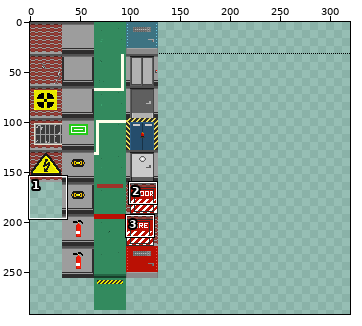
Two versions of one sprite sheet, src/graphics/sprites/interiortiles.png. Above, an overview of the earlier version with the close-up marked.
Close-up. First the earlier version:
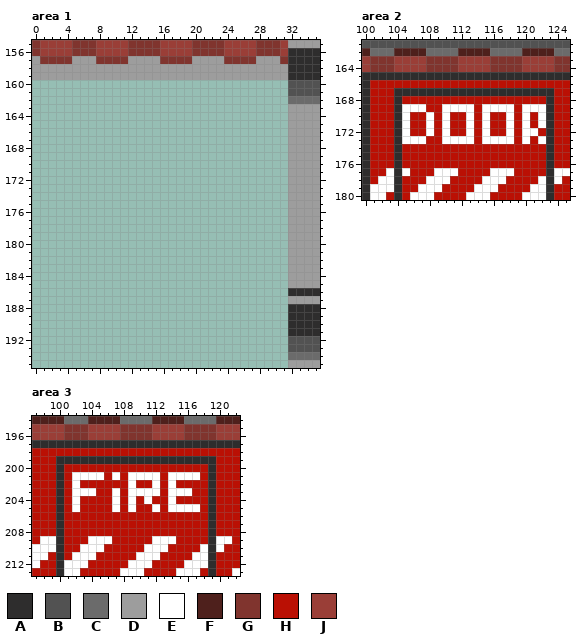
The file is 320x320 pixels. Colours within 5 levels of each other are drawn and written as one. Shown: area 1: x 0..35, y 155..195; area 2: x 100..125, y 161..180; area 3: x 97..122, y 194..213. The wide view leaves out empty margins. The commit also changed other parts of the picture, which this record leaves out.
Palette (. is transparent): A #2e2d2d  B #525252  C #6b6b6b  D #9d9d9d  E #ffffff  F #4e201c  G #80342e  H #ba1004  J #9a3e37
Pixels before, area 1, first column x 0:
155 GJJJJGGGJJJJGGGGJJJJGGGGJJJJGGGJDDDD
156 GJJJJGGGJJJJGGGGJJJJGGGGJJJJGGGJAAAA
157 DGGGGDDDGGGGDDDDGGGGDDDDGGGGDDDGAAAA
158 DDDDDDDDDDDDDDDDDDDDDDDDDDDDDDDDAAAA
159 DDDDDDDDDDDDDDDDDDDDDDDDDDDDDDDDAAAA
160 ................................BBBB
161 ................................BBBB
162 ................................CCCC
163 ................................DDDD
164 ................................DDDD
165 ................................DDDD
166 ................................DDDD
167 ................................DDDD
168 ................................DDDD
169 ................................DDDD
170 ................................DDDD
171 ................................DDDD
172 ................................DDDD
173 ................................DDDD
174 ................................DDDD
175 ................................DDDD
176 ................................DDDD
177 ................................DDDD
178 ................................DDDD
179 ................................DDDD
180 ................................DDDD
181 ................................DDDD
182 ................................DDDD
183 ................................DDDD
184 ................................DDDD
185 ................................DDDD
186 ................................AAAA
187 ................................DDDD
188 ................................AAAA
189 ................................AAAA
190 ................................AAAA
191 ................................AAAA
192 ................................BBBB
193 ................................BBBB
194 ................................CCCC
195 ................................DDDD
Pixels before, area 2, first column x 100:
161 BBBBBBBBBBBBBBBBBBBBBBBBBB
162 FCCCFFFFCCCCFFFFCCCCFFFFCC
163 JGGGJJJJGGGGJJJJGGGGJJJJGG
164 JGGGJJJJGGGGJJJJGGGGJJJJGG
165 AAAAAAAAAAAAAAAAAAAAAAAAAA
166 AHHHHHHHHHHHHHHHHHHHHHHHHH
167 AHHHAAAAAAAAAAAAAAAAAAAAHH
168 AHHHAHHHHHHHHHHHHHHHHHHAHH
169 AHHHAEEEHHEEEEHEEEEHEEEAHH
170 AHHHAEHHEHEHHEHEHHEHEHEAHH
171 AHHHAEHHEHEHHEHEHHEHEHEAHH
172 AHHHAEHHEHEHHEHEHHEHEEHAHH
173 AHHHAEEEHHEEEEHEEEEHEHEAHH
174 AHHHAHHHHHHHHHHHHHHHHHHAHH
175 AHHHAHHHHHHHHHHHHHHHHHHAHH
176 AHHHAHHHHHHHHHHHHHHHHHHAHH
177 AHHEAEHHHEEEHHHHEEEHHHHAEE
178 AHEEAHHHEEEHHHHEEEHHHHEAEH
179 AEEEAHHEEEHHHHEEEHHHHEEAHH
180 AEEHAHEEEHHHHEEEHHHHEEEAHH
Pixels before, area 3, first column x 97:
194 FFFFCCCFFFFCCCCFFFFCCCCFFF
195 JJJJGGGJJJJGGGGJJJJGGGGJJJ
196 JJJJGGGJJJJGGGGJJJJGGGGJJJ
197 AAAAAAAAAAAAAAAAAAAAAAAAAA
198 HHHHHHHHHHHHHHHHHHHHHHHHHH
199 HHHAAAAAAAAAAAAAAAAAAAAHHH
200 HHHAHHHHHHHHHHHHHHHHHHAHHH
201 HHHAHEEEEHEHEEEEHEEEEHAHHH
202 HHHAHEHHHHHHEHHEHEHHHHAHHH
203 HHHAHEEEHHEHEEEEHEEEHHAHHH
204 HHHAHEHHHHEHEHEHHEHHHHAHHH
205 HHHAHEHHHHEHEHHEHEEEEHAHHH
206 HHHAHHHHHHHHHHHHHHHHHHAHHH
207 HHHAHHHHHHHHHHHHHHHHHHAHHH
208 HHHAHHHHHHHHHHHHHHHHHHAHHH
209 HEEAHHHEEEHHHHHEEEHHHHAEEH
210 EEEAHHEEEHHHHHEEEHHHHEAEHH
211 EEHAHEEEHHHHHEEEHHHHEEAHHH
212 EHHAEEEHHHHHEEEHHHHEEEAHHH
213 HHHAEEHHHHHEEEHHHHEEEHAHHE
New version:
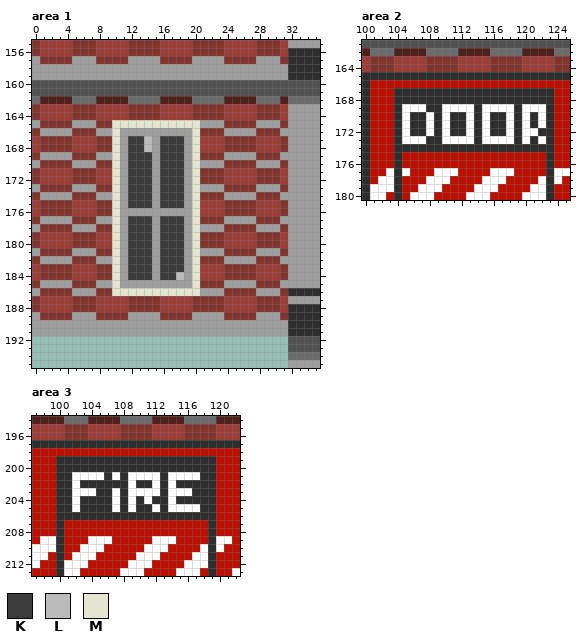
Colours new in this view: K #3d3c3c  L #bbbbbb  M #e4e4d1
From old to new:
Area 1:
y 160..161: x 0..31 ................................ -> BBBBBBBBBBBBBBBBBBBBBBBBBBBBBBBB
y 162: x 0..31 ................................ -> CFFFFCCCFFFFCCCCFFFFCCCCFFFFCCCF
y 163..164: x 0..31 ................................ -> GJJJJGGGJJJJGGGGJJJJGGGGJJJJGGGJ
y 165: x 0..31 ................................ -> DGGGGDDDGGMMMMMMMMMMMDDDGGGGDDDG
y 166: x 0..31 ................................ -> GDDDDGGGDDMDDDDDDDDDMGGGDDDDGGGD
y 167..168: x 0..31 ................................ -> JGGGGJJJGGMDKKLDKKKDMJJJGGGGJJJG
y 169: x 0..31 ................................ -> GDDDDGGGDDMDKKKDKKKDMGGGDDDDGGGD
y 170: x 0..31 ................................ -> DGGGGDDDGGMDKKKDKKKDMDDDGGGGDDDG
y 171..172: x 0..31 ................................ -> GJJJJGGGJJMDKKKDKKKDMGGGJJJJGGGJ
y 173: x 0..31 ................................ -> DGGGGDDDGGMDKKKDKKKDMDDDGGGGDDDG
y 174: x 0..31 ................................ -> GDDDDGGGDDMDKKKDKKKDMGGGDDDDGGGD
y 175: x 0..31 ................................ -> JGGGGJJJGGMDKKKDKKKDMJJJGGGGJJJG
y 176: x 0..31 ................................ -> JGGGGJJJGGMDDDDDDDDDMJJJGGGGJJJG
y 177: x 0..31 ................................ -> GDDDDGGGDDMDKKKDKKKDMGGGDDDDGGGD
y 178: x 0..31 ................................ -> DGGGGDDDGGMDKKKDKKKDMDDDGGGGDDDG
y 179..180: x 0..31 ................................ -> GJJJJGGGJJMDKKKDKKKDMGGGJJJJGGGJ
y 181: x 0..31 ................................ -> DGGGGDDDGGMDKKKDKKKDMDDDGGGGDDDG
y 182: x 0..31 ................................ -> GDDDDGGGDDMDKKKDKKKDMGGGDDDDGGGD
y 183: x 0..31 ................................ -> JGGGGJJJGGMDKKKDKKKDMJJJGGGGJJJG
y 184: x 0..31 ................................ -> JGGGGJJJGGMDKKKDKKLDMJJJGGGGJJJG
y 185: x 0..31 ................................ -> GDDDDGGGDDMDDDDDDDDDMGGGDDDDGGGD
y 186: x 0..31 ................................ -> DGGGGDDDGGMMMMMMMMMMMDDDGGGGDDDG
y 187..188: x 0..31 ................................ -> GJJJJGGGJJJJGGGGJJJJGGGGJJJJGGGJ
y 189: x 0..31 ................................ -> DGGGGDDDGGGGDDDDGGGGDDDDGGGGDDDG
y 190..191: x 0..31 ................................ -> DDDDDDDDDDDDDDDDDDDDDDDDDDDDDDDD
Area 2:
y 168: x 105..122 HHHHHHHHHHHHHHHHHH -> AAAAAAAAAAAAAAAAAA
y 169: x 108..109 HH -> AA; x 114 H -> A; x 119 H -> A
y 170..171: x 106..107 HH -> AA; x 109 H -> A; x 111..112 HH -> AA; x 114 H -> A; x 116..117 HH -> AA; x 119 H -> A; x 121 H -> A
y 172: x 106..107 HH -> AA; x 109 H -> A; x 111..112 HH -> AA; x 114 H -> A; x 116..117 HH -> AA; x 119 H -> A; x 122 H -> A
y 173: x 108..109 HH -> AA; x 114 H -> A; x 119 H -> A; x 121 H -> A
y 174: x 105..122 HHHHHHHHHHHHHHHHHH -> AAAAAAAAAAAAAAAAAA
Area 3:
y 200: x 101..118 HHHHHHHHHHHHHHHHHH -> AAAAAAAAAAAAAAAAAA
y 201: x 101 H -> A; x 106 H -> A; x 108 H -> A; x 113 H -> A; x 118 H -> A
y 202: x 101 H -> A; x 103..108 HHHHHH -> AAAAAA; x 110..111 HH -> AA; x 113 H -> A; x 115..118 HHHH -> AAAA
y 203: x 101 H -> A; x 105..106 HH -> AA; x 108 H -> A; x 113 H -> A; x 117..118 HH -> AA
y 204: x 101 H -> A; x 103..106 HHHH -> AAAA; x 108 H -> A; x 110 H -> A; x 112..113 HH -> AA; x 115..118 HHHH -> AAAA
y 205: x 101 H -> A; x 103..106 HHHH -> AAAA; x 108 H -> A; x 110..111 HH -> AA; x 113 H -> A; x 118 H -> A
y 206: x 101..118 HHHHHHHHHHHHHHHHHH -> AAAAAAAAAAAAAAAAAA
Boxes around the changes in both close-ups, in picture pixels (x1, y1, x2, y2):
added: (32, 80, 288, 336)
changed: (402, 96, 546, 152)
changed: (64, 464, 208, 520)
